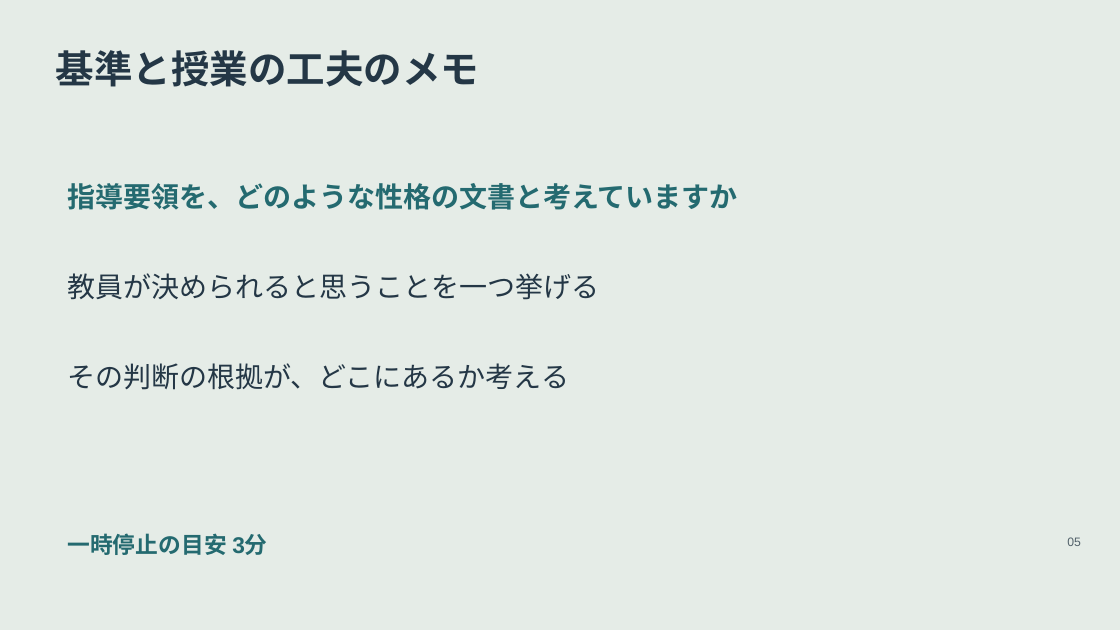
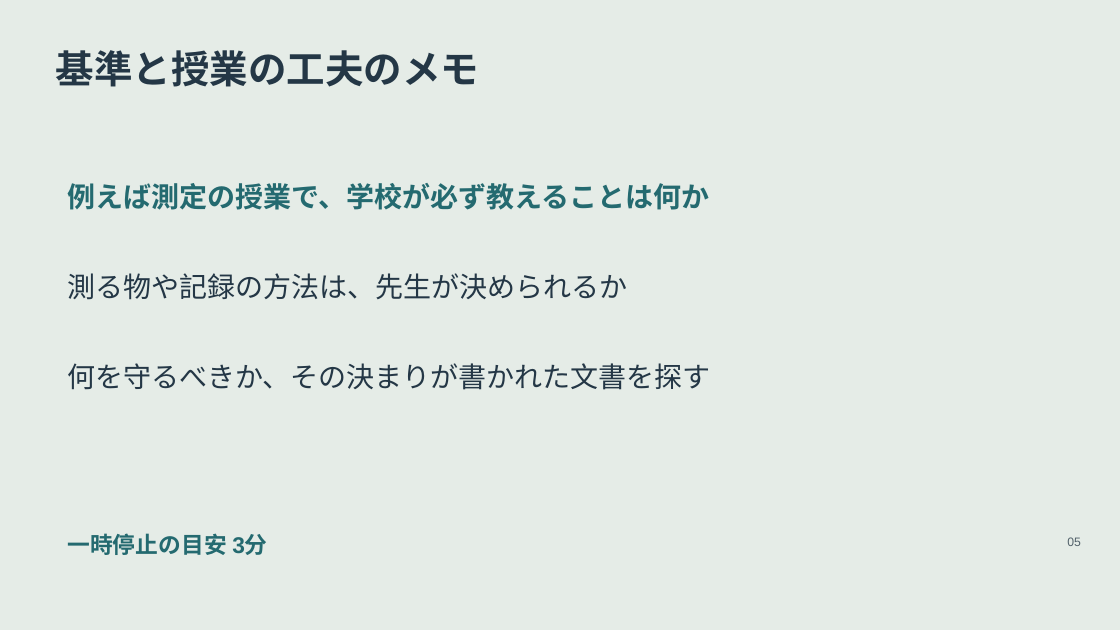
Before and after one commit to zooc-14calbp/industrial-education-i, a slide deck: slide 5 of lessons/05/slides.pptx. Drawn at 1120x630 pixels with LibreOffice and Linux fonts; fonts in the diff are those of the drawing. Boxes give left, top, right and bottom in pixels: in the first picture for what was removed or moved away, otherwise in the second. Text is boxed around its words. In the diff, an @@ line names an element or a change of style, - is before the commit and + after.

```diff
--- a/lessons/05/slides.pptx
+++ b/lessons/05/slides.pptx
@@ text at bbox=[67, 183, 709, 210]: text changed @@
-指導要領を、どのような性格の文書と考えていますか
+例えば測定の授業で、学校が必ず教えることは何か
@@ text at bbox=[67, 273, 627, 300]: text changed @@
-教員が決められると思うことを一つ挙げる
+測る物や記録の方法は、先生が決められるか
@@ text at bbox=[67, 363, 710, 390]: text changed @@
-その判断の根拠が、どこにあるか考える
+何を守るべきか、その決まりが書かれた文書を探す
```
Also in this commit, not shown: 3 other slides changed, 11 other files.
